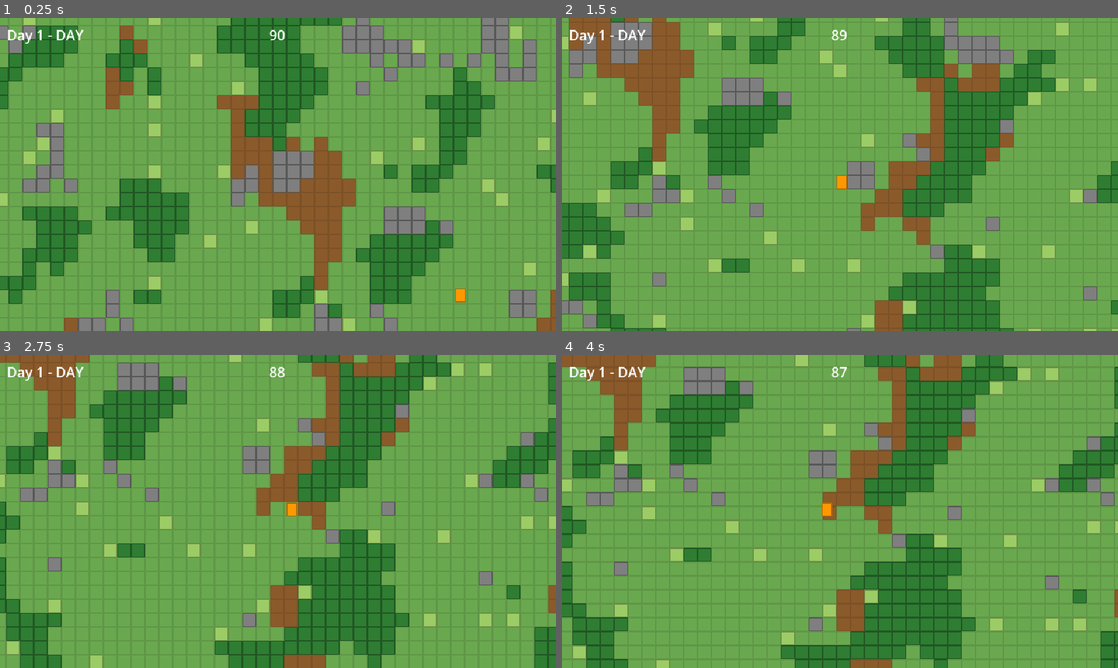
Above: before the commit, frames 1-4 (two rows, left to right).
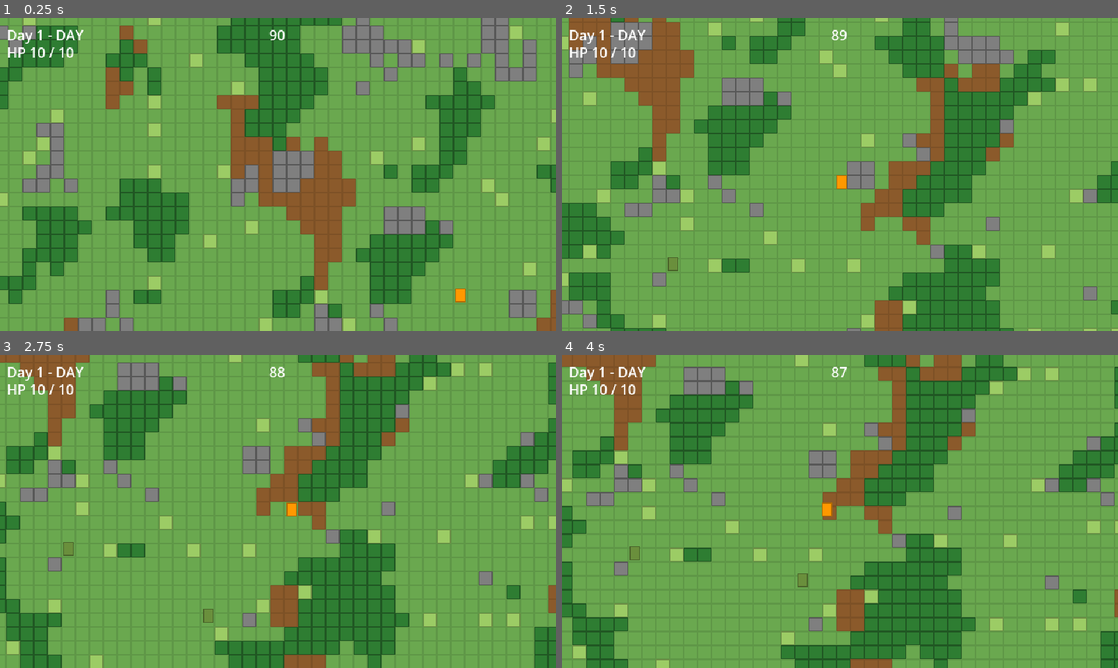
Above: after the commit, the same moments.

Repository: UseAI-SeaUrchinPlease/FireStartAlpha
Game: Godot game, scene res://scenes/main/Main.tscn
Same seed, same stepped clock (60 frames per second), same inputs: the game is played once before the commit and once after it.
Inputs:
- Up to frame 1 (0.25 s): no input
- Up to frame 2 (1.5 s): hold D (move_right) 0.53-1.28 s; tap K (attack) at 0.6, 1.35 s; hold S (move_down) from 1.28 s (still down)
- Up to frame 3 (2.75 s): release S (move_down) at 2.03 s; hold D (move_right) from 2.03 s (still down); hold J (dig) from 2.03 s (still down); tap K (attack) at 2.3 s
- Up to frame 4 (4 s): release D (move_right) at 2.78 s; release J (dig) at 2.78 s; hold W (move_up) 2.78-3.53 s; tap E (interact) at 2.85 s; tap K (attack) at 3.05, 3.6 s; hold A (move_left) from 3.53 s (still down)

The runs differ from the first frame. In frame 1, 0.2% of the frame differs, in the area x 1-14%, y 9-13%; in frame 2, 0.2%; in frame 3, 0.3%, in the area x 1-39%, y 9-86%; in frame 4, 0.3%.

Commit message:
M3: zombies, melee combat and player HP
Add EnemyData-driven zombies that chase the player within aggro range
and deal contact damage, a facing-direction melee attack with cooldown,
knockback and hit flash on both sides, invulnerability blink for the
player, an HP readout, day-scaled spawn counts with periodic reinforcements,
and a failed phase when HP hits zero. Headless test covers spawn counts
and the death path.

Co-Authored-By: Claude Fable 5.1 <noreply@anthropic.com>

Diff:
--- /dev/null
+++ b/data/enemies/zombie.tres
@@ -0,0 +1,15 @@
+[gd_resource type="Resource" script_class="EnemyData" load_steps=3 format=3]
+
+[ext_resource type="Script" path="res://scripts/data/enemy_data.gd" id="1_script"]
+[ext_resource type="Texture2D" path="res://assets/sprites/zombie.png" id="2_sprite"]
+
+[resource]
+script = ExtResource("1_script")
+id = &"zombie"
+display_name = "ゾンビ"
+sprite = ExtResource("2_sprite")
+max_hp = 3
+damage = 1
+speed = 45.0
+aggro_range = 180.0
+min_day = 1
--- /dev/null
+++ b/scenes/enemies/Enemy.tscn
@@ -0,0 +1,30 @@
+[gd_scene load_steps=4 format=3]
+
+[ext_resource type="Script" path="res://scenes/enemies/enemy.gd" id="1_script"]
+
+[sub_resource type="RectangleShape2D" id="RectangleShape2D_body"]
+size = Vector2(12, 12)
+
+[sub_resource type="RectangleShape2D" id="RectangleShape2D_hitbox"]
+size = Vector2(16, 16)
+
+[node name="Enemy" type="CharacterBody2D"]
+collision_layer = 4
+collision_mask = 3
+motion_mode = 1
+script = ExtResource("1_script")
+
+[node name="Sprite" type="Sprite2D" parent="."]
+unique_name_in_owner = true
+position = Vector2(0, -2)
+
+[node name="CollisionShape" type="CollisionShape2D" parent="."]
+shape = SubResource("RectangleShape2D_body")
+
+[node name="Hitbox" type="Area2D" parent="."]
+unique_name_in_owner = true
+collision_layer = 32
+collision_mask = 2
+
+[node name="Shape" type="CollisionShape2D" parent="Hitbox"]
+shape = SubResource("RectangleShape2D_hitbox")
--- /dev/null
+++ b/scenes/enemies/enemy.gd
@@ -0,0 +1,50 @@
+class_name Enemy
+extends CharacterBody2D
+
+signal died
+
+const HIT_FLASH_COLOR := Color(4.0, 4.0, 4.0)
+const HIT_FLASH_DURATION := 0.12
+const KNOCKBACK_SPEED := 120.0
+const KNOCKBACK_DURATION := 0.15
+
+var data: EnemyData
+var target: Node2D
+
+var _hp: int
+var _knockback := Vector2.ZERO
+var _knockback_left := 0.0
+
+@onready var _sprite: Sprite2D = %Sprite
+@onready var _hitbox: Area2D = %Hitbox
+
+
+func _ready() -> void:
+	_hp = data.max_hp
+	_sprite.texture = data.sprite
+
+
+func _physics_process(delta: float) -> void:
+	if _knockback_left > 0.0:
+		_knockback_left -= delta
+		velocity = _knockback
+	elif target != null and global_position.distance_to(target.global_position) <= data.aggro_range:
+		velocity = global_position.direction_to(target.global_position) * data.speed
+	else:
+		velocity = Vector2.ZERO
+	if velocity.x != 0.0:
+		_sprite.flip_h = velocity.x < 0.0
+	move_and_slide()
+	for body in _hitbox.get_overlapping_bodies():
+		if body is Player:
+			body.take_hit(data.damage, global_position)
+
+
+func take_damage(amount: int, from: Vector2) -> void:
+	_hp -= amount
+	_knockback = from.direction_to(global_position) * KNOCKBACK_SPEED
+	_knockback_left = KNOCKBACK_DURATION
+	create_tween().tween_property(_sprite, "modulate", Color.WHITE, HIT_FLASH_DURATION).from(HIT_FLASH_COLOR)
+	if _hp <= 0:
+		died.emit()
+		queue_free()
--- a/scenes/phases/DayPhase.tscn
+++ b/scenes/phases/DayPhase.tscn
@@ -17,6 +17,9 @@
 unique_name_in_owner = true
 one_shot = true
 
+[node name="SpawnTimer" type="Timer" parent="."]
+unique_name_in_owner = true
+
 [node name="HUD" type="CanvasLayer" parent="."]
 
 [node name="TimeLabel" type="Label" parent="HUD"]
@@ -28,6 +31,14 @@
 text = "90"
 horizontal_alignment = 1
 
+[node name="HPLabel" type="Label" parent="HUD"]
+unique_name_in_owner = true
+offset_left = 8.0
+offset_top = 28.0
+offset_right = 200.0
+offset_bottom = 52.0
+text = "HP 10 / 10"
+
 [node name="InventoryLabel" type="Label" parent="HUD"]
 unique_name_in_owner = true
 offset_left = 480.0
--- a/scenes/phases/day_phase.gd
+++ b/scenes/phases/day_phase.gd
@@ -1,15 +1,27 @@
 extends GamePhase
 
 const PICKUP_SCENE := preload("res://scenes/world/ItemPickup.tscn")
+const ENEMY_SCENE := preload("res://scenes/enemies/Enemy.tscn")
 const MAP_WIDTH := 96
 const MAP_HEIGHT := 64
+const INITIAL_ENEMIES := 2
+const ENEMIES_PER_DAY := 1
+const SPAWN_INTERVAL := 20.0
+const SPAWN_MIN_DISTANCE := 160.0
+const SPAWN_MAX_DISTANCE := 320.0
+const SPAWN_ATTEMPTS := 20
 
 @export var day_duration := 90.0
+
+var _enemy_types: Array[EnemyData] = []
+var _ended := false
 
 @onready var _world: GameWorld = %World
 @onready var _player: Player = %Player
 @onready var _day_timer: Timer = %DayTimer
+@onready var _spawn_timer: Timer = %SpawnTimer
 @onready var _time_label: Label = %TimeLabel
+@onready var _hp_label: Label = %HPLabel
 @onready var _inventory_label: Label = %InventoryLabel
 
 
@@ -26,15 +38,50 @@
 	_player.camera.limit_right = int(bounds.x)
 	_player.camera.limit_bottom = int(bounds.y)
 
+	for resource in DataDir.load_all("res://data/enemies"):
+		var enemy_type := resource as EnemyData
+		if enemy_type.min_day <= GameState.day:
+			_enemy_types.append(enemy_type)
+	for i in INITIAL_ENEMIES + ENEMIES_PER_DAY * (GameState.day - 1):
+		_spawn_enemy()
+	_spawn_timer.timeout.connect(_spawn_enemy)
+	_spawn_timer.start(SPAWN_INTERVAL)
+
 	GameState.inventory_changed.connect(_refresh_inventory)
+	GameState.hp_changed.connect(_on_hp_changed)
 	_refresh_inventory()
+	_refresh_hp()
 
-	_day_timer.timeout.connect(finish)
+	_day_timer.timeout.connect(_on_day_timer_timeout)
 	_day_timer.start(day_duration)
 
 
 func _process(_delta: float) -> void:
 	_time_label.text = "%d" % ceili(_day_timer.time_left)
+
+
+func enemy_count() -> int:
+	var count := 0
+	for child in _world.get_children():
+		if child is Enemy:
+			count += 1
+	return count
+
+
+func _spawn_enemy() -> void:
+	if _enemy_types.is_empty():
+		return
+	for attempt in SPAWN_ATTEMPTS:
+		var offset := Vector2.from_angle(randf() * TAU) * randf_range(SPAWN_MIN_DISTANCE, SPAWN_MAX_DISTANCE)
+		var cell := _world.cell_at(_player.global_position + offset)
+		if not _world.contains(cell) or _world.get_block(cell) != null:
+			continue
+		var enemy: Enemy = ENEMY_SCENE.instantiate()
+		enemy.data = _enemy_types.pick_random()
+		enemy.target = _player
+		enemy.position = _world.cell_center(cell)
+		_world.add_child(enemy)
+		return
 
 
 func _on_block_dug(cell: Vector2i, block: BlockData) -> void:
@@ -47,6 +94,27 @@
 	_world.add_child(pickup)
 
 
+func _on_hp_changed() -> void:
+	_refresh_hp()
+	if GameState.hp <= 0 and not _ended:
+		_ended = true
+		_day_timer.stop()
+		_spawn_timer.stop()
+		fail()
+
+
+func _on_day_timer_timeout() -> void:
+	if _ended:
+		return
+	_ended = true
+	_spawn_timer.stop()
+	finish()
+
+
+func _refresh_hp() -> void:
+	_hp_label.text = "HP %d / %d" % [GameState.hp, GameState.max_hp]
+
+
 func _refresh_inventory() -> void:
 	var lines: PackedStringArray = []
 	for item: ItemData in GameState.inventory:
--- a/scenes/player/Player.tscn
+++ b/scenes/player/Player.tscn
@@ -6,9 +6,12 @@
 [sub_resource type="RectangleShape2D" id="RectangleShape2D_body"]
 size = Vector2(12, 12)
 
+[sub_resource type="RectangleShape2D" id="RectangleShape2D_attack"]
+size = Vector2(16, 16)
+
 [node name="Player" type="CharacterBody2D"]
 collision_layer = 2
-collision_mask = 1
+collision_mask = 5
 motion_mode = 1
 script = ExtResource("1_script")
 
@@ -20,6 +23,15 @@
 [node name="CollisionShape" type="CollisionShape2D" parent="."]
 shape = SubResource("RectangleShape2D_body")
 
+[node name="AttackArea" type="Area2D" parent="."]
+unique_name_in_owner = true
+position = Vector2(0, 14)
+collision_layer = 16
+collision_mask = 4
+
+[node name="Shape" type="CollisionShape2D" parent="AttackArea"]
+shape = SubResource("RectangleShape2D_attack")
+
 [node name="Camera" type="Camera2D" parent="."]
 unique_name_in_owner = true
 position_smoothing_enabled = true
--- a/scenes/player/player.gd
+++ b/scenes/player/player.gd
@@ -3,26 +3,53 @@
 
 const SPEED := 90.0
 const DIG_REACH := 12.0
+const ATTACK_REACH := 14.0
+const ATTACK_COOLDOWN := 0.4
+const INVULNERABLE_DURATION := 0.8
+const BLINK_PERIOD := 0.1
+const KNOCKBACK_SPEED := 160.0
+const KNOCKBACK_DURATION := 0.12
 
 var world: GameWorld
 
 var _facing := Vector2.DOWN
 var _dig_cell := Vector2i.ZERO
 var _dig_progress := 0.0
+var _attack_cooldown := 0.0
+var _invulnerable_left := 0.0
+var _knockback := Vector2.ZERO
+var _knockback_left := 0.0
 
 @onready var camera: Camera2D = %Camera
 @onready var _sprite: Sprite2D = %Sprite
+@onready var _attack_area: Area2D = %AttackArea
 
 
 func _physics_process(delta: float) -> void:
 	var direction := Input.get_vector("move_left", "move_right", "move_up", "move_down")
-	velocity = direction * SPEED
+	if _knockback_left > 0.0:
+		_knockback_left -= delta
+		velocity = _knockback
+	else:
+		velocity = direction * SPEED
 	if direction != Vector2.ZERO:
 		_facing = _cardinal(direction)
 		if _facing.x != 0.0:
 			_sprite.flip_h = _facing.x < 0.0
+	_attack_area.position = _facing * ATTACK_REACH
 	move_and_slide()
 	_update_dig(delta)
+	_update_attack(delta)
+	_update_invulnerability(delta)
+
+
+func take_hit(damage: int, from: Vector2) -> void:
+	if _invulnerable_left > 0.0:
+		return
+	_invulnerable_left = INVULNERABLE_DURATION
+	_knockback = from.direction_to(global_position) * KNOCKBACK_SPEED
+	_knockback_left = KNOCKBACK_DURATION
+	GameState.damage(damage)
 
 
 func _update_dig(delta: float) -> void:
@@ -43,6 +70,24 @@
 		_dig_progress = 0.0
 
 
+func _update_attack(delta: float) -> void:
+	_attack_cooldown = maxf(_attack_cooldown - delta, 0.0)
+	if _attack_cooldown > 0.0 or not Input.is_action_just_pressed("attack"):
+		return
+	_attack_cooldown = ATTACK_COOLDOWN
+	for body in _attack_area.get_overlapping_bodies():
+		if body is Enemy:
+			body.take_damage(GameState.attack_damage(), global_position)
+
+
+func _update_invulnerability(delta: float) -> void:
+	if _invulnerable_left <= 0.0:
+		_sprite.visible = true
+		return
+	_invulnerable_left -= delta
+	_sprite.visible = fmod(_invulnerable_left, BLINK_PERIOD) < BLINK_PERIOD * 0.5
+
+
 func _cardinal(direction: Vector2) -> Vector2:
 	if absf(direction.x) >= absf(direction.y):
 		return Vector2(signf(direction.x), 0.0)
--- a/scenes/world/game_world.gd
+++ b/scenes/world/game_world.gd
@@ -47,6 +47,10 @@
 	block_dug.emit(cell, block)
 
 
+func contains(cell: Vector2i) -> bool:
+	return cell.x >= 0 and cell.y >= 0 and cell.x < map.width and cell.y < map.height
+
+
 func cell_at(world_position: Vector2) -> Vector2i:
 	return _blocks.local_to_map(_blocks.to_local(world_position))
 
--- a/scripts/autoload/game_state.gd
+++ b/scripts/autoload/game_state.gd
@@ -1,6 +1,7 @@
 extends Node
 
 signal inventory_changed
+signal hp_changed
 
 const START_HP := 10
 const BASE_TARGET_TEMPERATURE := 100.0
@@ -32,6 +33,15 @@
 	return BASE_TARGET_TEMPERATURE + TARGET_TEMPERATURE_PER_DAY * (day - 1)
 
 
+func attack_damage() -> int:
+	return 1 + upgrade_levels.get(&"attack", 0)
+
+
+func damage(amount: int) -> void:
+	hp = maxi(hp - amount, 0)
+	hp_changed.emit()
+
+
 func add_item(item: ItemData, count: int = 1) -> void:
 	inventory[item] = inventory.get(item, 0) + count
 	inventory_changed.emit()
--- /dev/null
+++ b/scripts/data/enemy_data.gd
@@ -0,0 +1,11 @@
+class_name EnemyData
+extends Resource
+
+@export var id: StringName
+@export var display_name: String
+@export var sprite: Texture2D
+@export var max_hp: int = 3
+@export var damage: int = 1
+@export var speed: float = 45.0
+@export var aggro_range: float = 180.0
+@export var min_day: int = 1
--- /dev/null
+++ b/tests/TestDayPhase.tscn
@@ -0,0 +1,6 @@
+[gd_scene load_steps=2 format=3]
+
+[ext_resource type="Script" path="res://tests/test_day_phase.gd" id="1_script"]
+
+[node name="TestDayPhase" type="Node"]
+script = ExtResource("1_script")
--- /dev/null
+++ b/tests/test_day_phase.gd
@@ -0,0 +1,46 @@
+extends Node
+
+const DAY_PHASE := preload("res://scenes/phases/DayPhase.tscn")
+
+var _failures := 0
+
+
+func _ready() -> void:
+	_run()
+
+
+func _run() -> void:
+	GameState.reset()
+	var phase := DAY_PHASE.instantiate()
+	var outcome := [""]
+	phase.finished.connect(func() -> void: outcome[0] = "finished")
+	phase.failed.connect(func() -> void: outcome[0] = "failed")
+	add_child(phase)
+	await get_tree().physics_frame
+	await get_tree().physics_frame
+
+	_check(phase.enemy_count() == 2, "day 1 starts with two enemies")
+	_check(outcome[0] == "", "the phase is still running after spawning")
+
+	GameState.damage(GameState.hp)
+	_check(outcome[0] == "failed", "reaching 0 HP fails the phase")
+	phase.queue_free()
+
+	GameState.reset()
+	GameState.day = 3
+	phase = DAY_PHASE.instantiate()
+	add_child(phase)
+	await get_tree().physics_frame
+	await get_tree().physics_frame
+	_check(phase.enemy_count() == 4, "day 3 starts with four enemies")
+	phase.queue_free()
+
+	if _failures == 0:
+		print("test_day_phase: OK")
+	get_tree().quit(1 if _failures > 0 else 0)
+
+
+func _check(condition: bool, message: String) -> void:
+	if not condition:
+		_failures += 1
+		push_error("FAIL: " + message)
Not shown, added: scenes/enemies/enemy.gd.uid
Not shown: 1 places in scenes/player/Player.tscn that only renumber resources
Not shown, added: scripts/data/enemy_data.gd.uid
Not shown, added: tests/test_day_phase.gd.uid
Not shown, removed: data/enemies/.gitkeep
Not shown, removed: scenes/enemies/.gitkeep
Not shown, removed: scenes/ui/.gitkeep
